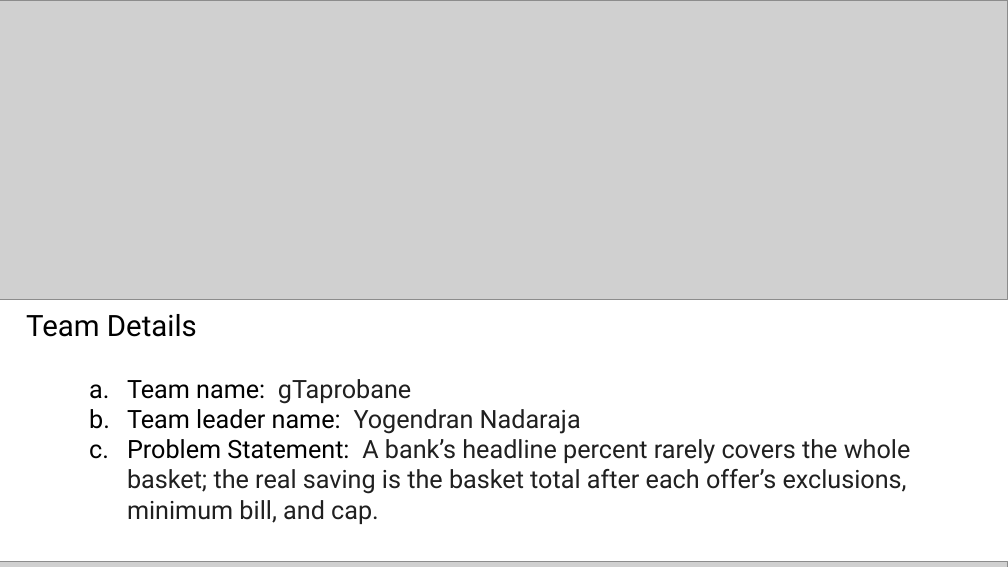
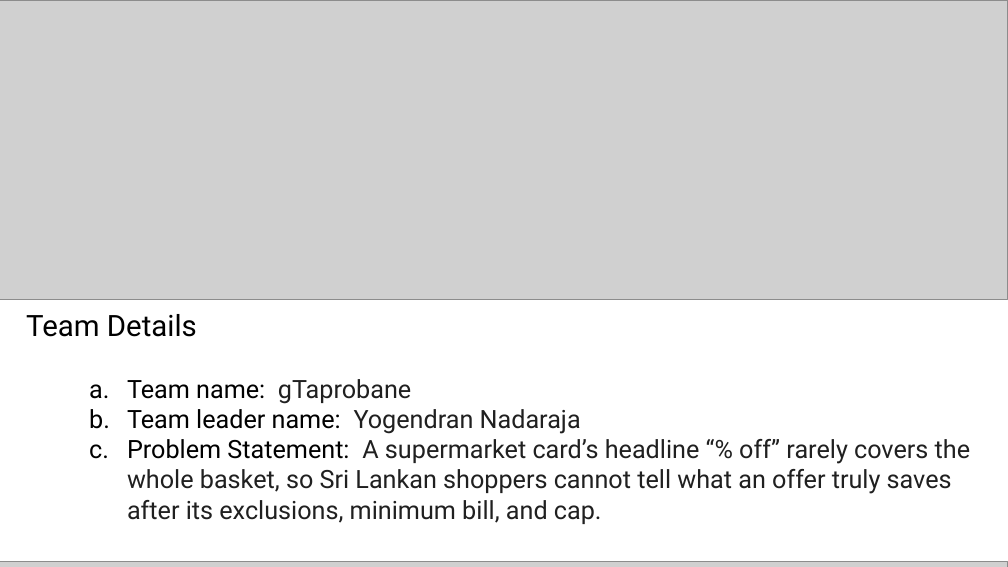
Before and after one commit to nyogendran/savvy-cart-ai, a slide deck: slide 1 of docs/submission/Savvy-Cart-AI-gTaprobane-Submission.pptx. Drawn at 1008x567 pixels with LibreOffice and Linux fonts; fonts in the diff are those of the drawing; grey boxes stand for pictures. Boxes give left, top, right and bottom in pixels: in the first picture for what was removed or moved away, otherwise in the second. Text is boxed around its words. In the diff, an @@ line names an element or a change of style, - is before the commit and + after.

```diff
--- a/docs/submission/Savvy-Cart-AI-gTaprobane-Submission.pptx
+++ b/docs/submission/Savvy-Cart-AI-gTaprobane-Submission.pptx
@@ text at <box>127,439,970,524</box>: text changed @@
-  c. Problem Statement: A bank’s headline percent rarely covers the whole basket; the real saving is the basket total after each offer’s exclusions, minimum bill, and cap.
+  c. Problem Statement: A supermarket card’s headline “% off” rarely covers the whole basket, so Sri Lankan shoppers cannot tell what an offer truly saves after its exclusions, minimum bill, and cap.
```
Also in this commit, not shown: 9 other slides changed, 1 other file.
